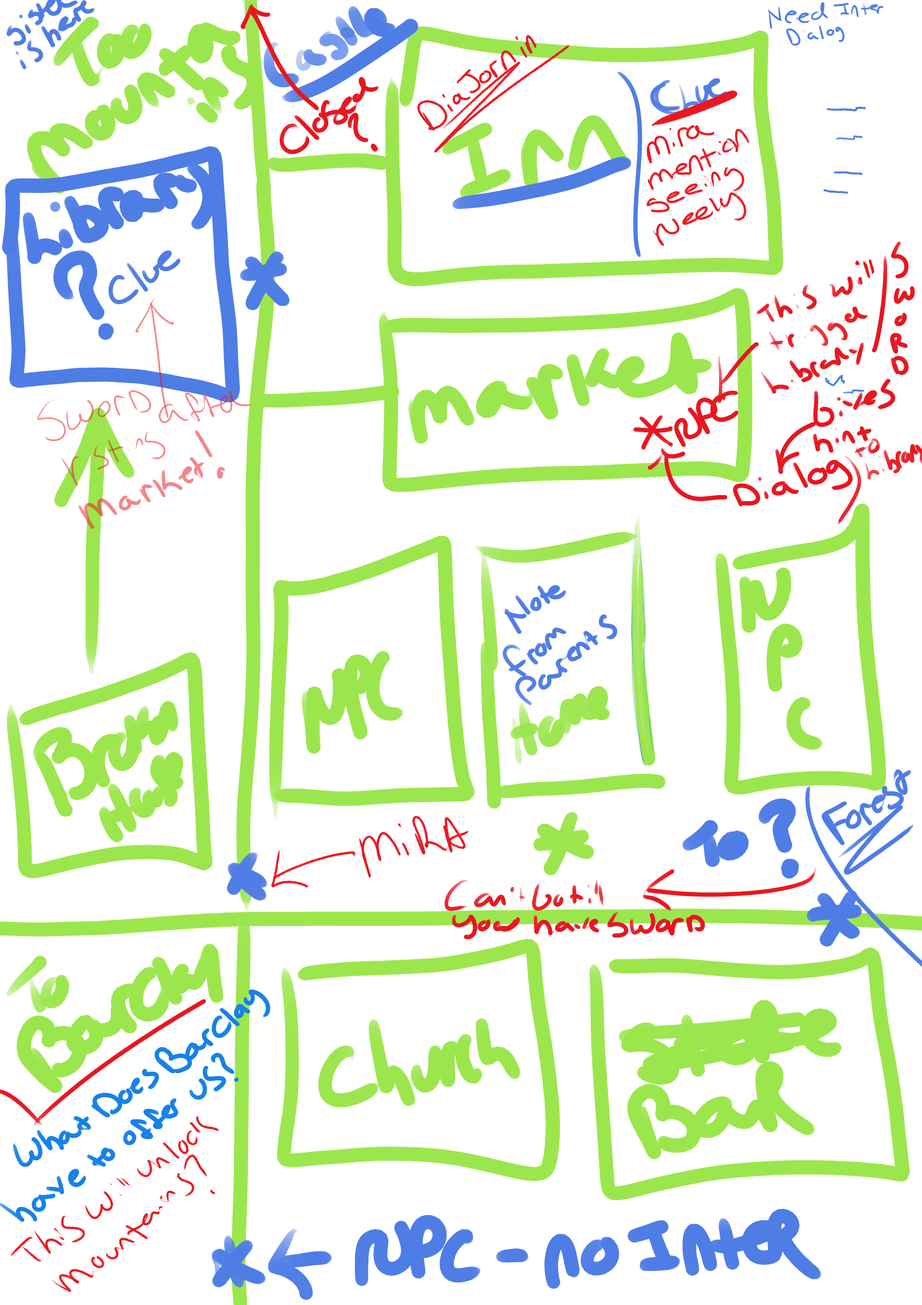
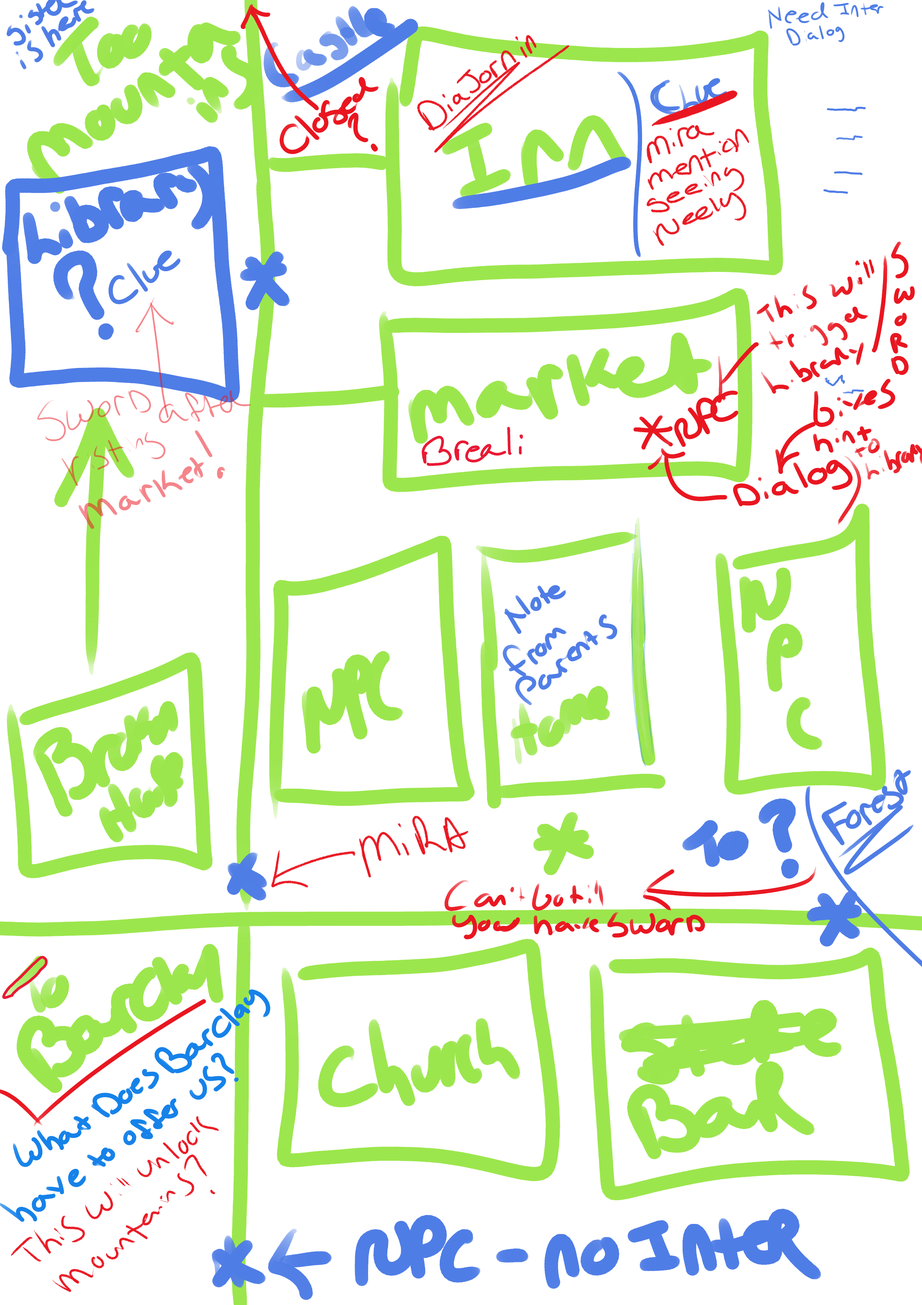
Two versions of the same layered image (922px x 1305px). Layer-by-layer changes:
painted on "Paint Layer 1" over [2, 426, 524, 999]
